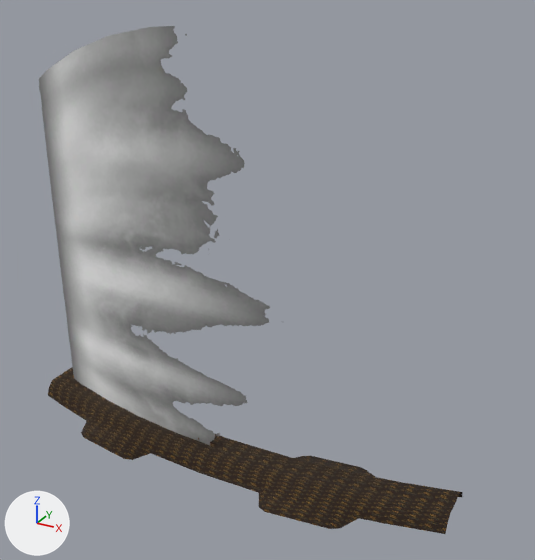
The glTF model 3d/passe-alterac/models/storm_doodad_wcav_alliance_startgate.glb: old version first, new version second.
Both versions are drawn from a 50 mm lens placed at (4.31, -7.08, 5.85), pointed at (0.57, -0.27, 2.45). Every picture has the same lights, and +X, +Y and +Z are marked at lower left. The older version comes first. Vertices at exactly the same position are counted once.
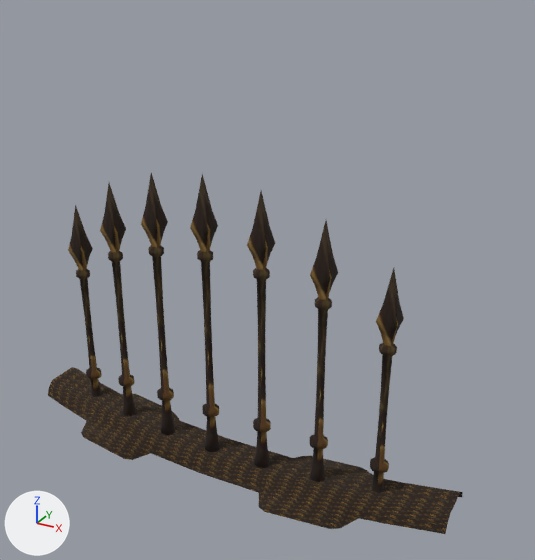
Boxes [x1, y1, x2, y2] around the edits, measured in the pictures (535 x 560 px):
'Mesh_0', reshaped: before [39, 26, 462, 534]; after [48, 173, 462, 534]
part 1 of me_mesh_0, deleted: before [39, 26, 283, 445]
part 2 of me_mesh_0, recoloured: after [68, 173, 404, 493]

The change, as a list of edits to the scene's bpy script:
```text
Change me_mesh_0:
    used by ob_mesh_0; location = (0.0, 0.0, 0.0)
    remove me_mesh_0.from_pydata(...)  # 1510 vertices, 2898 faces; spans x -3.04..3.03, y -1.19..0.15, z -0.05..5.21
    add me_mesh_0.from_pydata(...)  # 1389 vertices, 2698 faces; spans x -2.92..2.95, y -1.19..0.15, z -0.05..3.73
    me_mesh_0 part 1: the loose piece of 121 vertices spanning x -3.04..3.03, y -0.65..-0.14, z -0.04..5.21 is deleted
    me_mesh_0 part 2: 2506 faces spanning x -2.22..2.22, y -0.78..-0.32, z -0.05..3.73 switch from mat_material_1 to mat_material_0 (picture img_storm_building_wcav_alliance_gate_diff_jpg)
```
